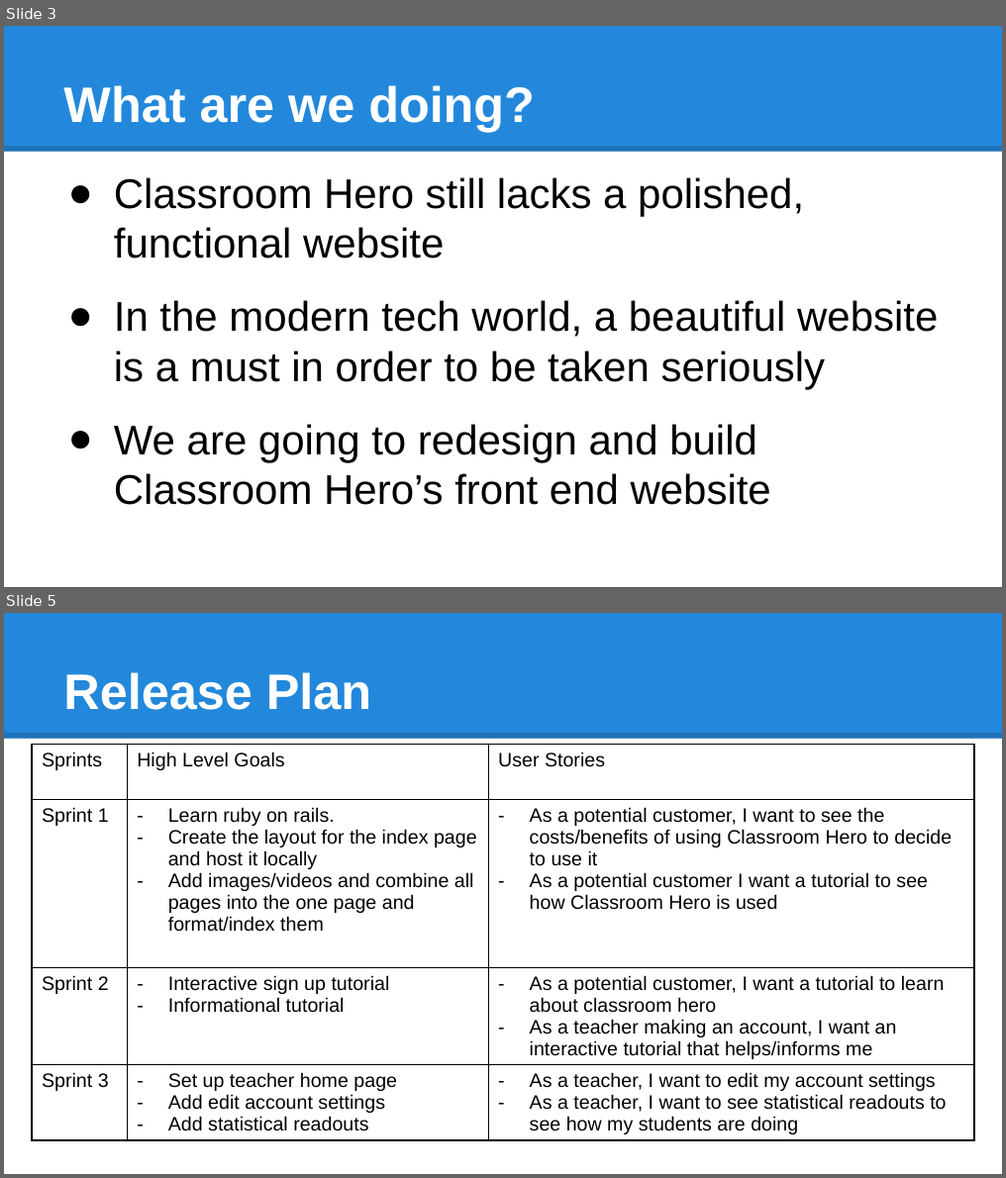
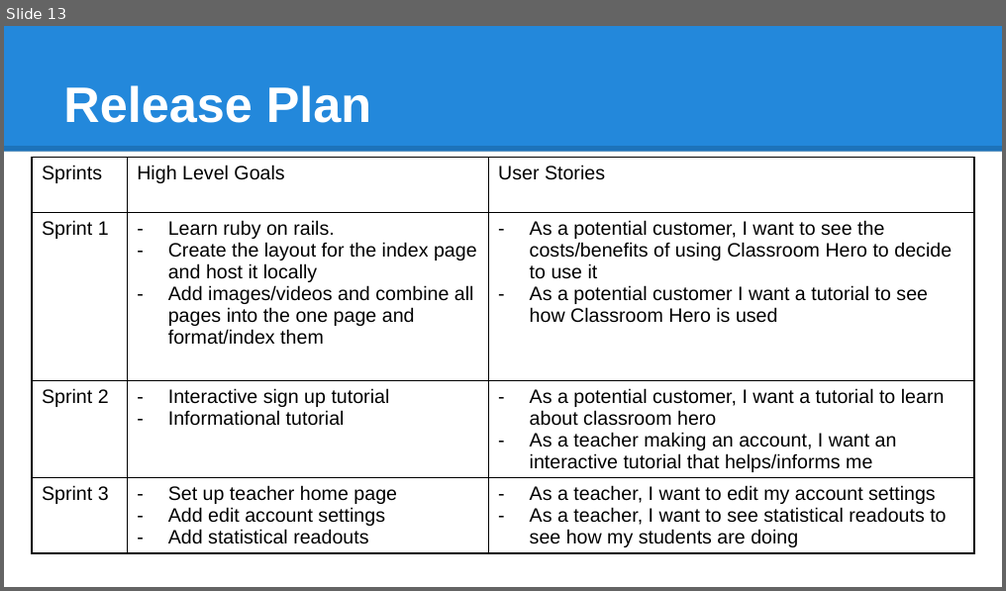
Before and after one commit to JoshNussbaum/classroom-hero-rails, a slide deck: CS115_Presentation.pptx. Shown one above the other, each under a label of ours: slides 3 and 5 before the commit, slide 13 after it; the slides between them are not shown. The pictures are 1006x1178 and 1006x591 pixels, drawn with LibreOffice and Linux fonts; fonts in the diff are those of the drawing. Boxes give left, top, right and bottom in pixels: in the first picture for what was removed or moved away, otherwise in the second. Text is boxed around its words. In the diff, an @@ line names an element or a change of style, - is before the commit and + after.

```diff
--- a/CS115_Presentation.pptx
+++ b/CS115_Presentation.pptx
@@ slide 3 removed at <box>4,26,1002,587</box>, background #FFFFFF; not listed: 2 template elements that a slide beside it also shows @@
@@ title removed at <box>63,85,535,131</box> @@
-What are we doing?
@@ text removed at <box>114,177,938,505</box> @@
-● Classroom Hero still lacks a polished, functional website
-● In the modern tech world, a beautiful website is a must in order to be taken seriously
-● We are going to redesign and build Classroom Hero’s front end website
@@ what was slide 5 is now slide 13 @@
```
Also in this commit, not shown: 2 slides changed, 10 slides added, 1 other slide removed, 6 other files.
